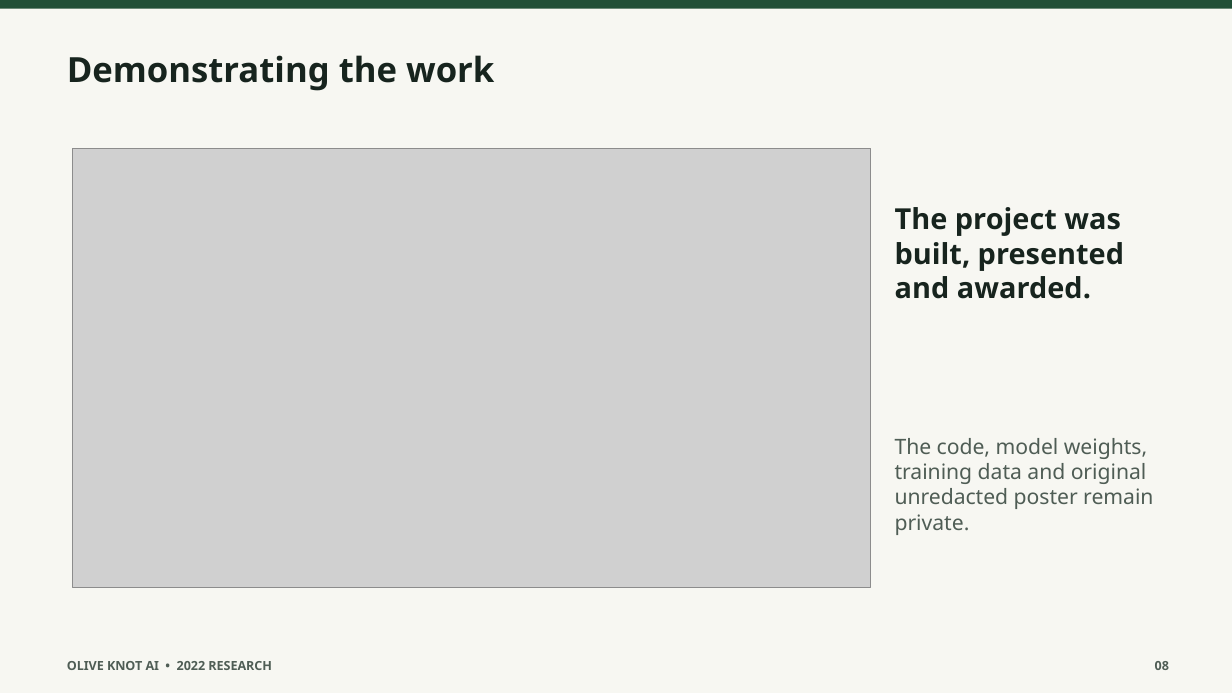
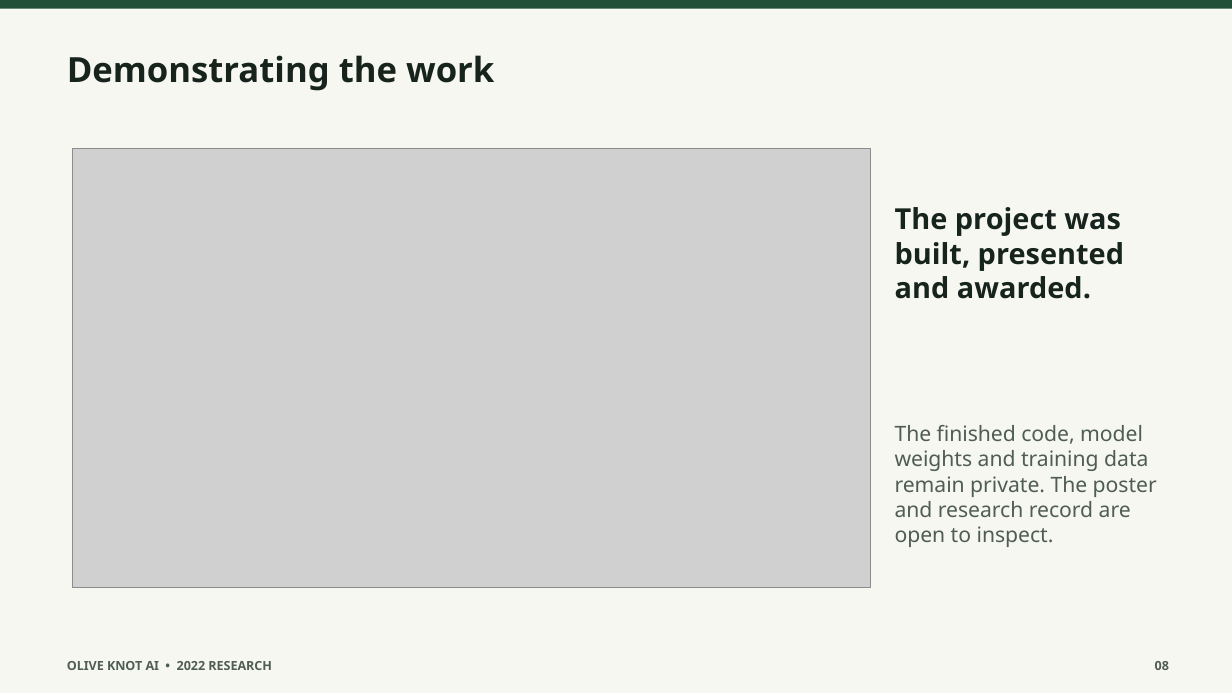
Before and after one commit to erudaperu/erudaperu, a slide deck: slide 8 of research/olive-knot-ai/media/public-presentation.pptx. Drawn at 1232x693 pixels with LibreOffice and Linux fonts; fonts in the diff are those of the drawing; grey boxes stand for pictures. Boxes give left, top, right and bottom in pixels: in the first picture for what was removed or moved away, otherwise in the second. Text is boxed around its words. In the diff, an @@ line names an element or a change of style, - is before the commit and + after.

```diff
--- a/research/olive-knot-ai/media/public-presentation.pptx
+++ b/research/olive-knot-ai/media/public-presentation.pptx
@@ text at (x1=895, y1=425, x2=1157, y2=547): text changed @@
-The code, model weights, training data and original unredacted poster remain private.
+The finished code, model weights and training data remain private. The poster and research record are open to inspect.
```
Also in this commit, not shown: 2 other slides changed, 9 other files.
